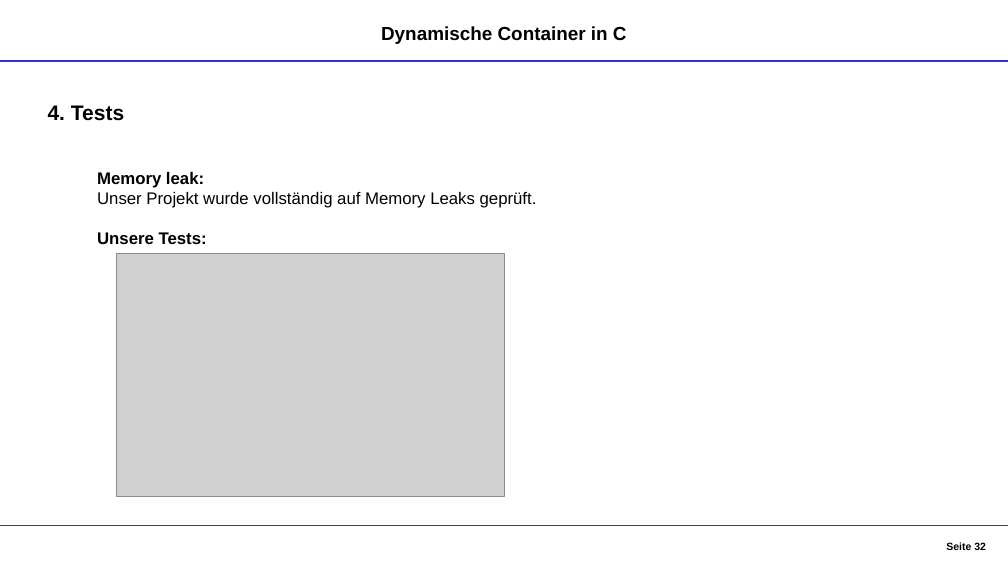
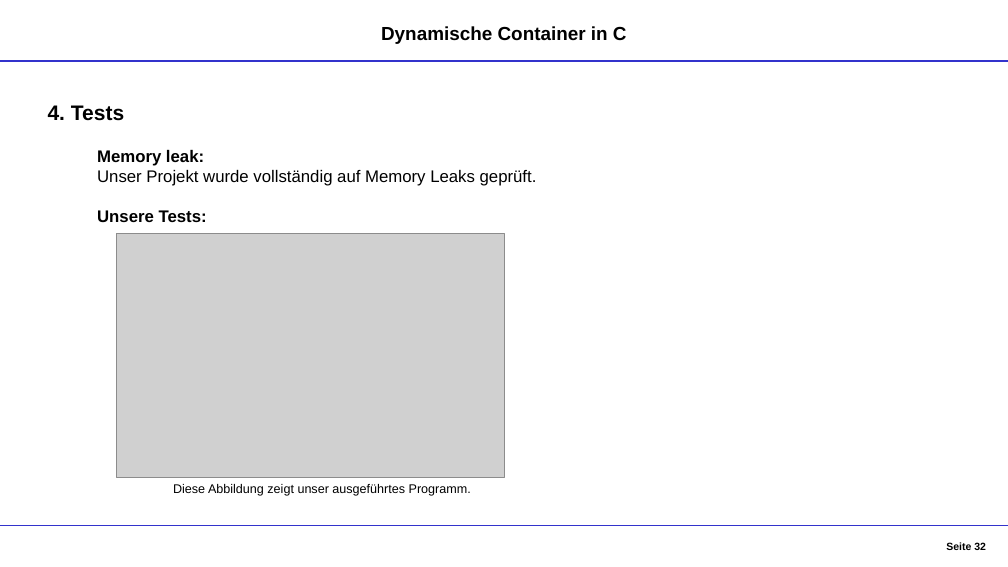
Before and after one commit to DennisGoss99/InPr_DynamicCollections, a slide deck: slide 32 of Dokumentation/Container - Präsentation.pptx. Drawn at 1008x567 pixels with LibreOffice and Linux fonts; fonts in the diff are those of the drawing; grey boxes stand for pictures. Boxes give left, top, right and bottom in pixels: in the first picture for what was removed or moved away, otherwise in the second. Text is boxed around its words. In the diff, an @@ line names an element or a change of style, - is before the commit and + after.

```diff
--- a/Dokumentation/Container - Präsentation.pptx
+++ b/Dokumentation/Container - Präsentation.pptx
@@ text "Memory leak:": place and size @@
-text "Memory leak:" at box(97, 172, 537, 244)
+text "Memory leak:" at box(97, 150, 537, 222)
@@ picture: place and size @@
-picture at box(117, 253, 504, 497)
+picture at box(117, 234, 504, 477)
@@ text added at box(173, 484, 471, 496), 12 pt, text #000000 @@
+Diese Abbildung zeigt unser ausgeführtes Programm.
```
Also in this commit, not shown: 9 other slides changed.
